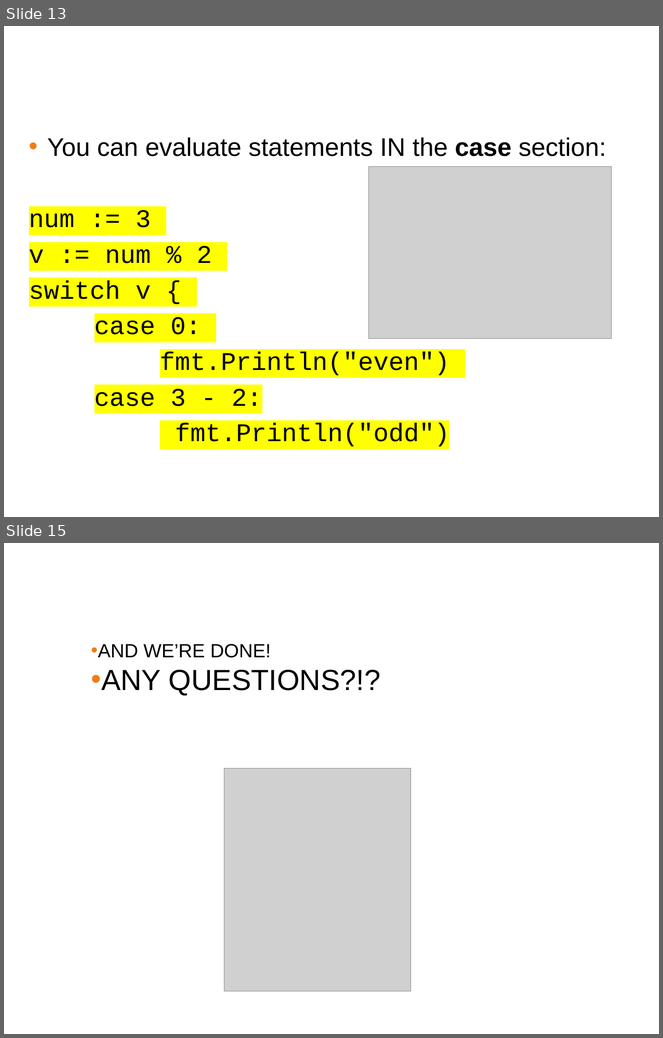
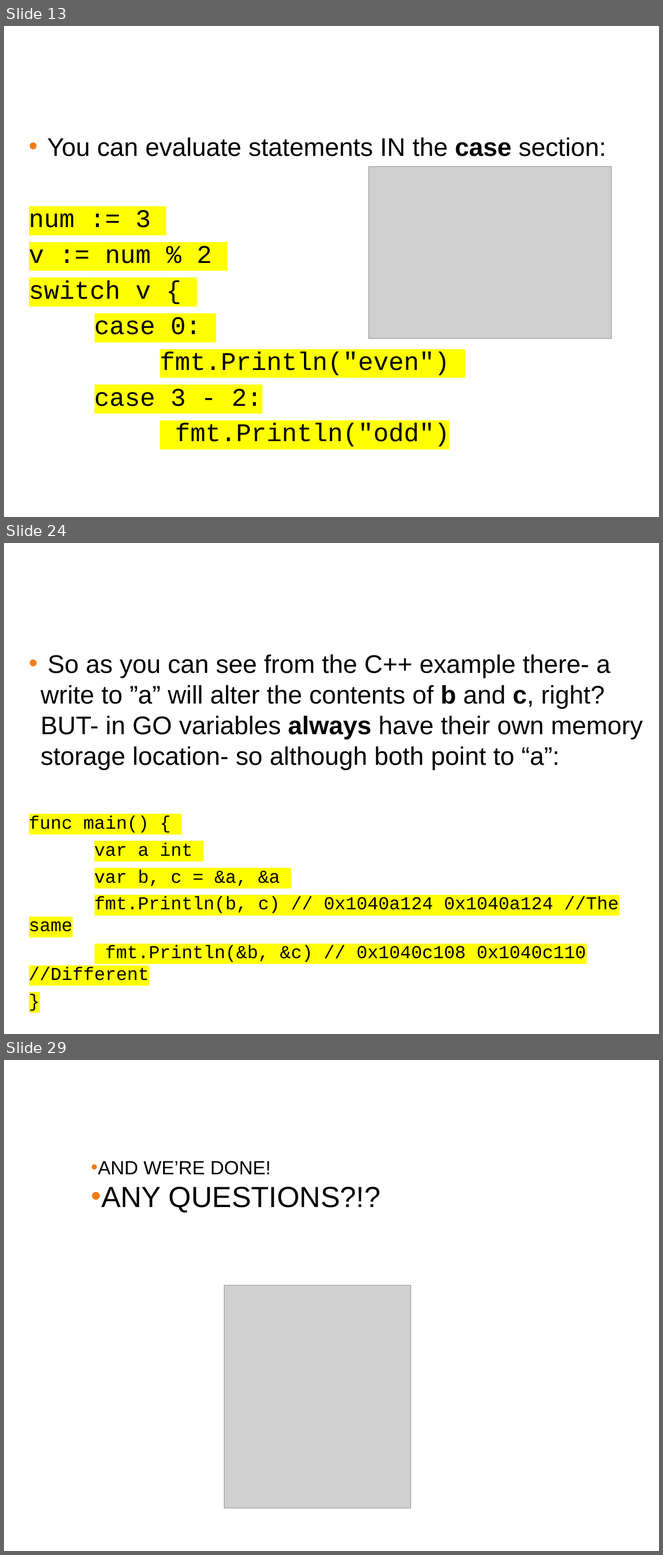
Before and after one commit to ferninphilly/golang_vmware, a slide deck: Module_Three/presentations/module_3_presentation.pptx. Shown one above the other, each under a label of ours: slides 13 and 15 before the commit, slides 13, 24 and 29 after it; the slides between them are not shown. The pictures are 663x1038 and 663x1555 pixels, drawn with LibreOffice and Linux fonts; fonts in the diff are those of the drawing; grey boxes stand for pictures; background and template pictures are left out. Boxes give left, top, right and bottom in pixels: in the first picture for what was removed or moved away, otherwise in the second. Text is boxed around its words. In the diff, an @@ line names an element or a change of style, - is before the commit and + after.

```diff
--- a/Module_Three/presentations/module_3_presentation.pptx
+++ b/Module_Three/presentations/module_3_presentation.pptx
@@ slide 24 added at [4, 543, 659, 1034], background #FFFFFF @@
@@ title added at [9, 554, 653, 602], 38 pt, text #FFFFFF @@
+Pass by reference
@@ text added at [29, 654, 643, 981], 28 pt, text #000000 @@
+• So as you can see from the C++ example there- a write to ”a” will alter the contents of b and c, right? BUT- in GO variables always have their own memory storage location- so although both point to “a”:
+func main() {
+var a int
+var b, c = &a, &a
+fmt.Println(b, c) // 0x1040a124 0x1040a124 //The same
+fmt.Println(&b, &c) // 0x1040c108 0x1040c110 //Different
+}
@@ what was slide 15 is now slide 29 @@
```
Also in this commit, not shown: 1 slide changed, 14 other slides added, 1 slide removed, 1 other file.
